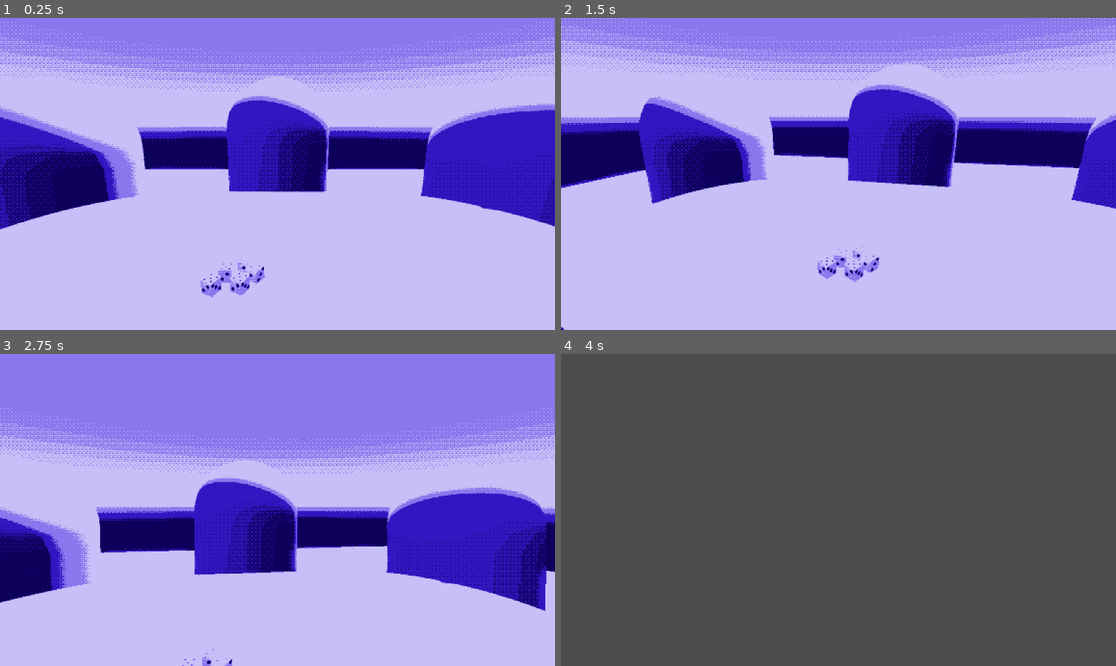
Above: before the commit, frames 1-4 (two rows, left to right).
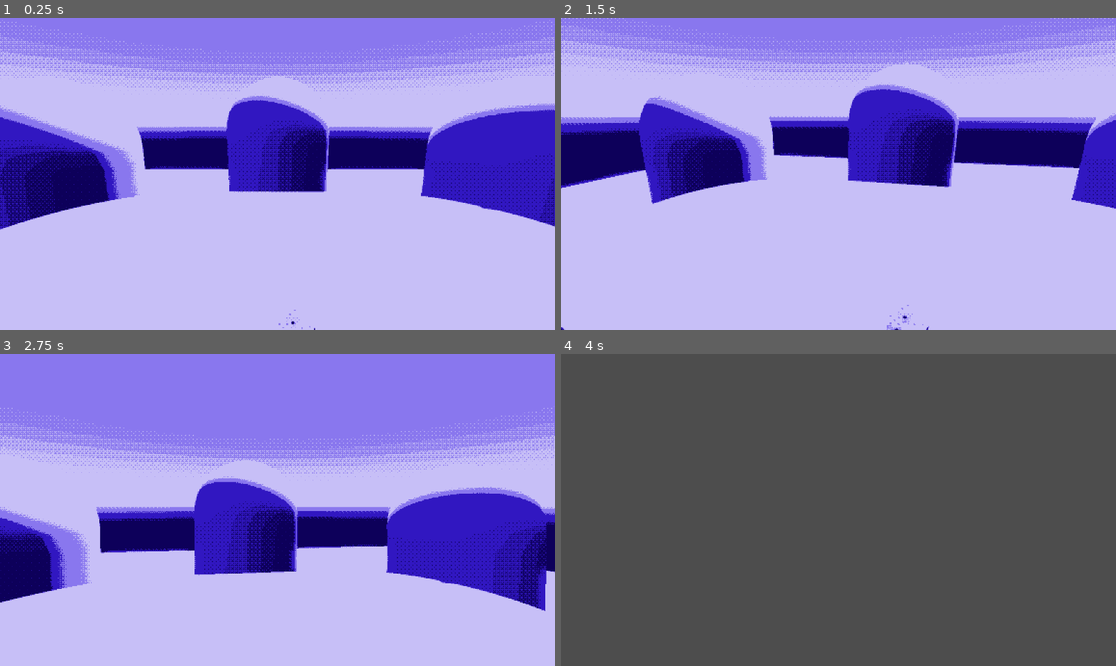
Above: after the commit, the same moments.

Repository: Merrick-McLean/GameOff13
Game: Godot game, scene res://scenes/test/dither_test.tscn
Same seed, same stepped clock (60 frames per second), same inputs: the game is played once before the commit and once after it. This scene is started directly instead of the project's main scene.
Inputs (mouse positions are in pixels of both pictures, inside the frame that each line leads up to):
- Up to frame 1 (0.25 s): no input
- Up to frame 2 (1.5 s): tap Enter at 0.5 s; move the mouse to (960, 158) at 0.52 s; tap F5 (debug_set_start_scene) at 1.25 s; move the mouse to (727, 189) at 1.27 s
- Up to frame 3 (2.75 s): tap F6 (debug_toggle_start_scene) at 2 s; move the mouse to (333, 441) at 2.02 s
- Up to frame 4 (4 s): tap R (debug_reset_level) at 2.75 s; move the mouse to (810, 572) at 2.77 s; tap F5 (debug_set_start_scene) at 3.5 s; move the mouse to (1005, 556) at 3.52 s

The runs differ from the first frame. In frame 1, 0.5% of the frame differs, in the area x 36-57%, y 77-100%; in frame 2, 0.5%, in the area x 46-67%, y 73-100%; in frame 3, less than 0.1%; in frame 4, nothing differs.

Commit message:
small fixes

Diff:
--- a/project/scenes/game_room.tscn
+++ b/project/scenes/game_room.tscn
@@ -73,16 +73,16 @@
 mesh = SubResource("CapsuleMesh_xrd7f")
 
 [node name="Sketchfab_Scene" parent="." instance=ExtResource("2_0bn8d")]
-transform = Transform3D(0.2, 0, 0, 0, -8.74228e-09, -0.2, 0, 0.2, -8.74228e-09, -0.156108, 0.662155, 0.450931)
+transform = Transform3D(0.15, 0, 0, 0, -6.55671e-09, -0.15, 0, 0.15, -6.55671e-09, 0.010868, 0.662155, 0.671695)
 
 [node name="Sketchfab_Scene4" parent="." instance=ExtResource("2_0bn8d")]
-transform = Transform3D(0.173478, -0.099525, 4.35038e-09, 0, -8.74228e-09, -0.2, 0.099525, 0.173478, -7.58298e-09, -0.106985, 0.662155, 0.501859)
+transform = Transform3D(0.130109, -0.0746438, 3.26278e-09, 0, -6.55671e-09, -0.15, 0.0746438, 0.130109, -5.68724e-09, 0.0599913, 0.662155, 0.722623)
 
 [node name="Sketchfab_Scene5" parent="." instance=ExtResource("2_0bn8d")]
-transform = Transform3D(0.173478, -0.099525, 4.35038e-09, 0, -8.74228e-09, -0.2, 0.099525, 0.173478, -7.58298e-09, -0.186704, 0.662155, 0.507612)
+transform = Transform3D(0.130109, -0.0746438, 3.26278e-09, 0, -6.55671e-09, -0.15, 0.0746438, 0.130109, -5.68724e-09, 0.00635973, 0.662155, 0.716703)
 
 [node name="Sketchfab_Scene2" parent="." instance=ExtResource("2_0bn8d")]
-transform = Transform3D(0.166158, 0, -0.111317, 0, 0.2, 0, 0.111317, 0, 0.166158, -0.0682061, 0.662155, 0.450931)
+transform = Transform3D(0.124619, 0, -0.0834878, 0, 0.15, 0, 0.0834878, 0, 0.124619, 0.0601211, 0.662154, 0.671695)
 
 [node name="Sketchfab_Scene3" parent="." instance=ExtResource("2_0bn8d")]
-transform = Transform3D(0.199988, 0, 0.00222351, 0, 0.2, 0, -0.00222351, 0, 0.199988, -0.105688, 0.662155, 0.408161)
+transform = Transform3D(0.149991, 0, 0.00166763, 0, 0.15, 0, -0.00166763, 0, 0.149991, 0.0337915, 0.662155, 0.628924)
--- a/project/scenes/player_camera.gd
+++ b/project/scenes/player_camera.gd
@@ -20,7 +20,7 @@
 	is_active = true
 
 func _process(delta: float) -> void:
-	var percent_from_center = get_viewport().get_mouse_position() / Vector2(get_viewport().size)
+	var percent_from_center := get_viewport().get_mouse_position() / Vector2(get_viewport().size)
 	percent_from_center = percent_from_center.clamp(Vector2.ZERO, Vector2.ONE)
 
 
